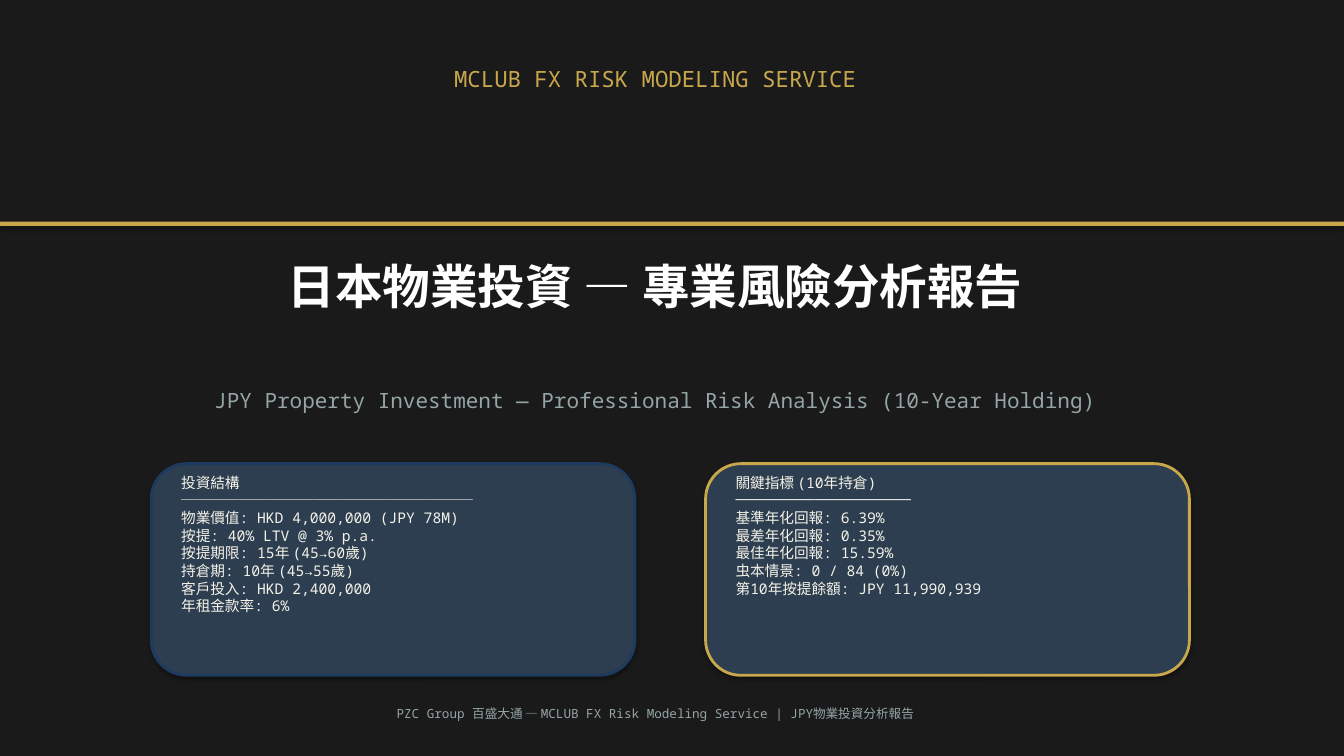
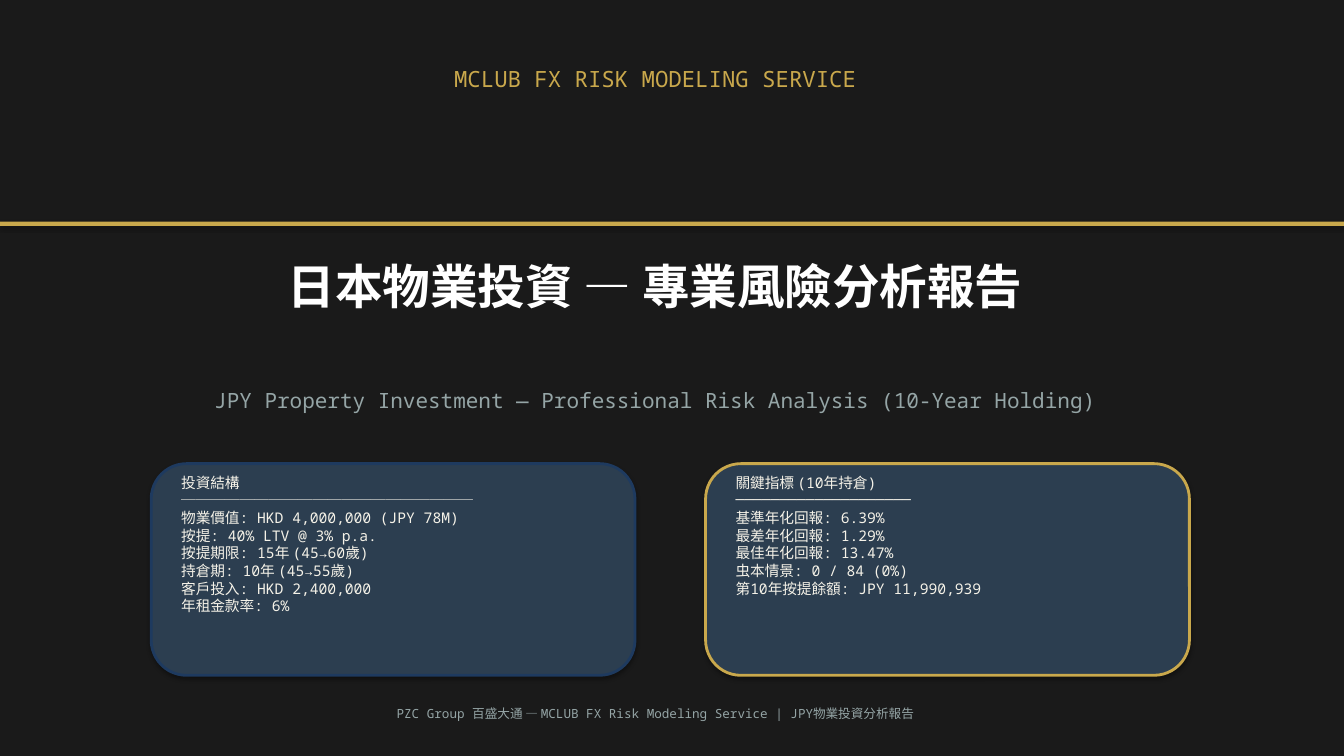
Before and after one commit to mypathtravel101-cyber/mclub, a slide deck: slide 1 of download/PZC_JPY_Investment_Professional.pptx. Drawn at 1344x756 pixels with LibreOffice and Linux fonts; fonts in the diff are those of the drawing. Boxes give left, top, right and bottom in pixels: in the first picture for what was removed or moved away, otherwise in the second. Text is boxed around its words. In the diff, an @@ line names an element or a change of style, - is before the commit and + after.

```diff
--- a/download/PZC_JPY_Investment_Professional.pptx
+++ b/download/PZC_JPY_Investment_Professional.pptx
@@ text at bbox=[736, 475, 981, 596]: text changed @@
-關鍵指標 (10年持倉)
-────────────────────
-基準年化回報: 6.39%
-最差年化回報: 0.35%
-最佳年化回報: 15.59%
-虫本情景: 0 / 84 (0%)
-第10年按提餘額: JPY 11,990,939
+關鍵指標 (10年持倉)
+────────────────────
+基準年化回報: 6.39%
+最差年化回報: 1.29%
+最佳年化回報: 13.47%
+虫本情景: 0 / 84 (0%)
+第10年按提餘額: JPY 11,990,939
```
Also in this commit, not shown: 2 other slides changed, 7 other files.
